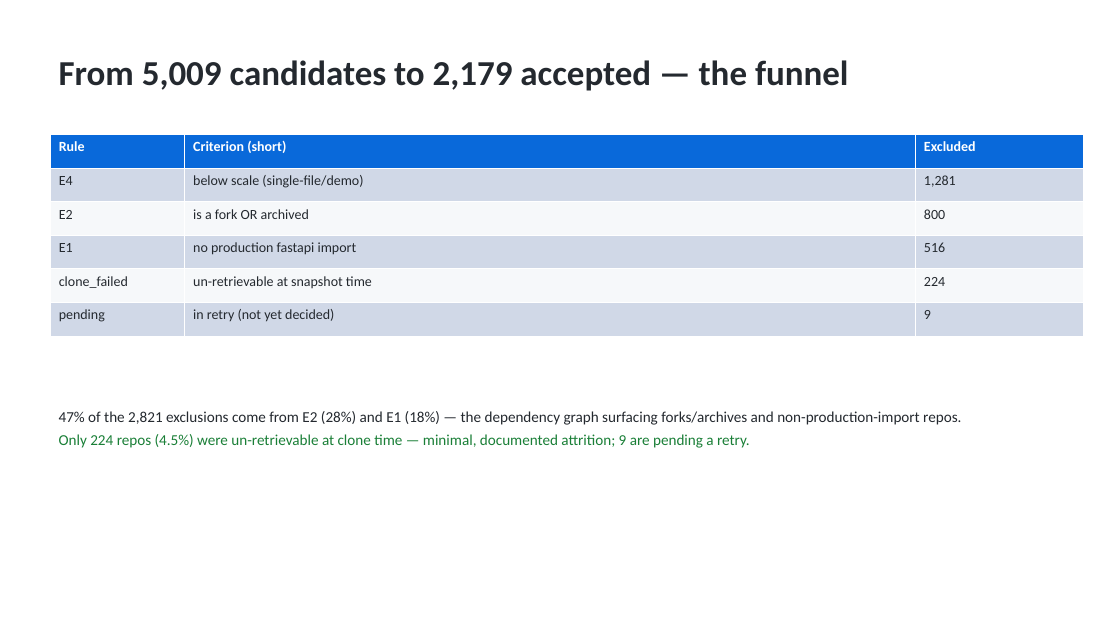
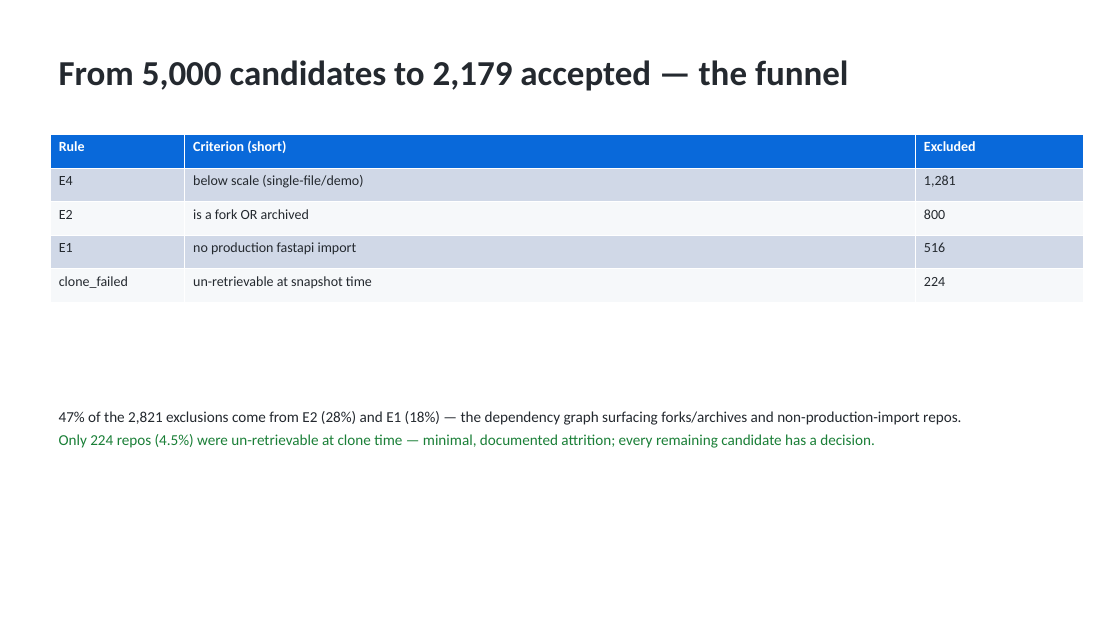
Before and after one commit to codeCrack-01/fastapi-di-empirical-study, a slide deck: slide 7 of analysis/out/fastapi_di_presentation.pptx. Drawn at 1120x630 pixels with LibreOffice and Linux fonts; fonts in the diff are those of the drawing. Boxes give left, top, right and bottom in pixels: in the first picture for what was removed or moved away, otherwise in the second. Text is boxed around its words. In the diff, an @@ line names an element or a change of style, - is before the commit and + after.

```diff
--- a/analysis/out/fastapi_di_presentation.pptx
+++ b/analysis/out/fastapi_di_presentation.pptx
@@ text at [59, 60, 848, 91]: text changed @@
-From 5,009 candidates to 2,179 accepted — the funnel
+From 5,000 candidates to 2,179 accepted — the funnel
@@ table at [50, 134, 1084, 302] @@
-row 6: pending | in retry (not yet decided) | 9
@@ text at [59, 434, 874, 448]: text changed @@
-Only 224 repos (4.5%) were un-retrievable at clone time — minimal, documented attrition; 9 are pending a retry.
+Only 224 repos (4.5%) were un-retrievable at clone time — minimal, documented attrition; every remaining candidate has a decision.
```
Also in this commit, not shown: 5 other slides changed, 8 other files.
